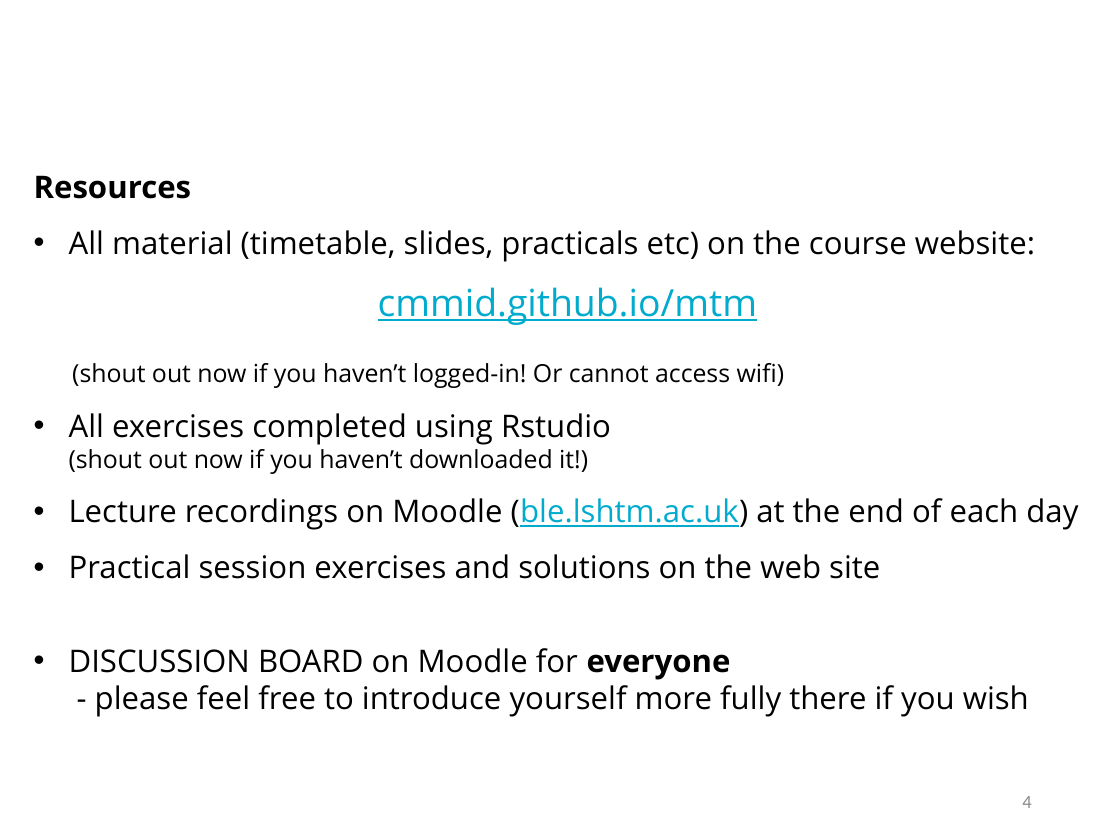
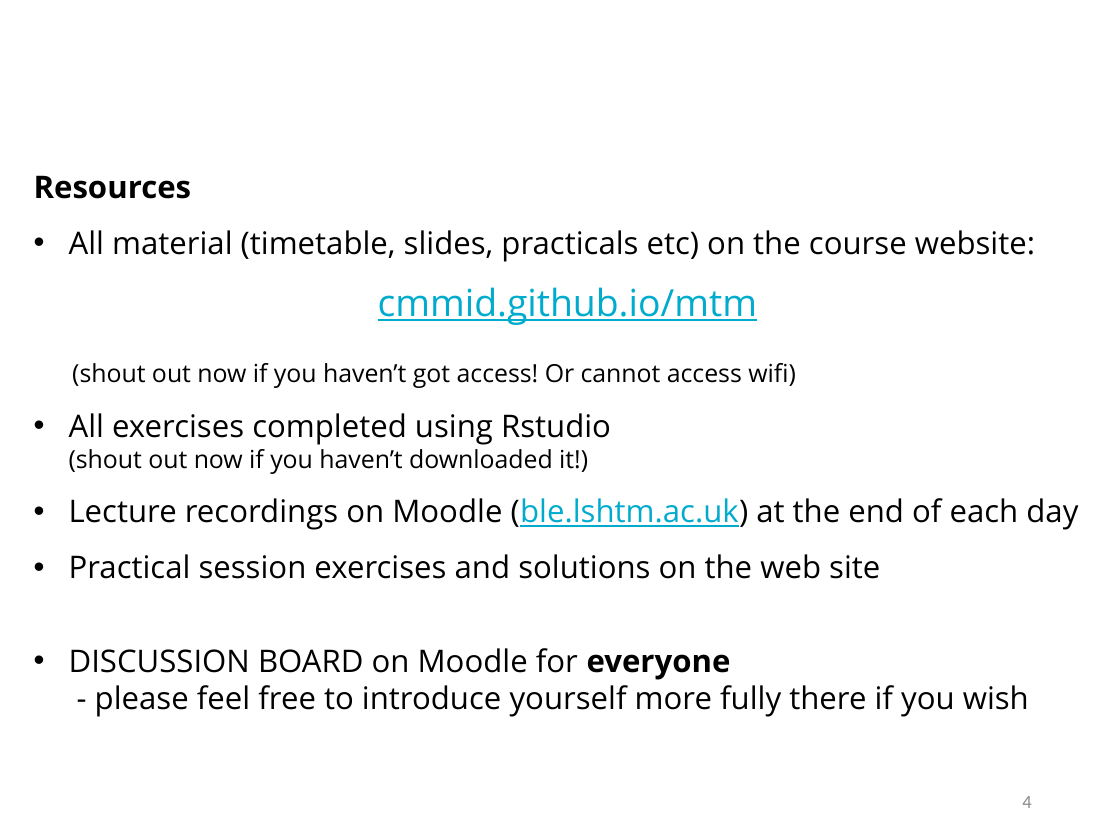
Before and after one commit to cmmid/mtm, a slide deck: slide 5 of slides/Lecture_01_Intro.pptx. Drawn at 1120x840 pixels with LibreOffice and Linux fonts; fonts in the diff are those of the drawing; background and template pictures are left out. Boxes give left, top, right and bottom in pixels: in the first picture for what was removed or moved away, otherwise in the second. Text is boxed around its words. In the diff, an @@ line names an element or a change of style, - is before the commit and + after.

```diff
--- a/slides/Lecture_01_Intro.pptx
+++ b/slides/Lecture_01_Intro.pptx
@@ text at bbox=[72, 363, 796, 388]: text changed @@
-(shout out now if you haven’t logged-in! Or cannot access wifi)
+(shout out now if you haven’t got access! Or cannot access wifi)
```
Also in this commit, not shown: 3 other slides changed, 1 other file.
